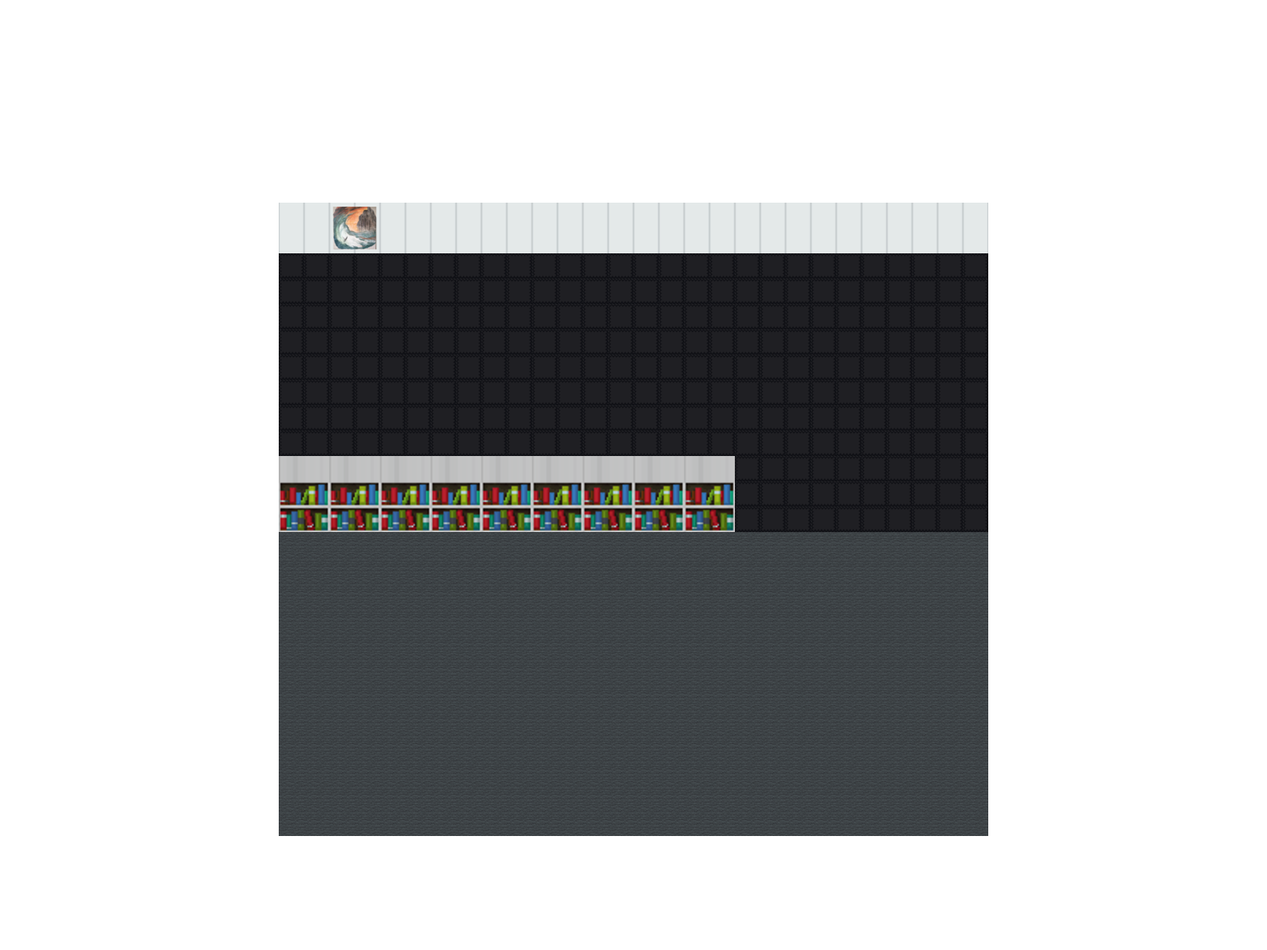
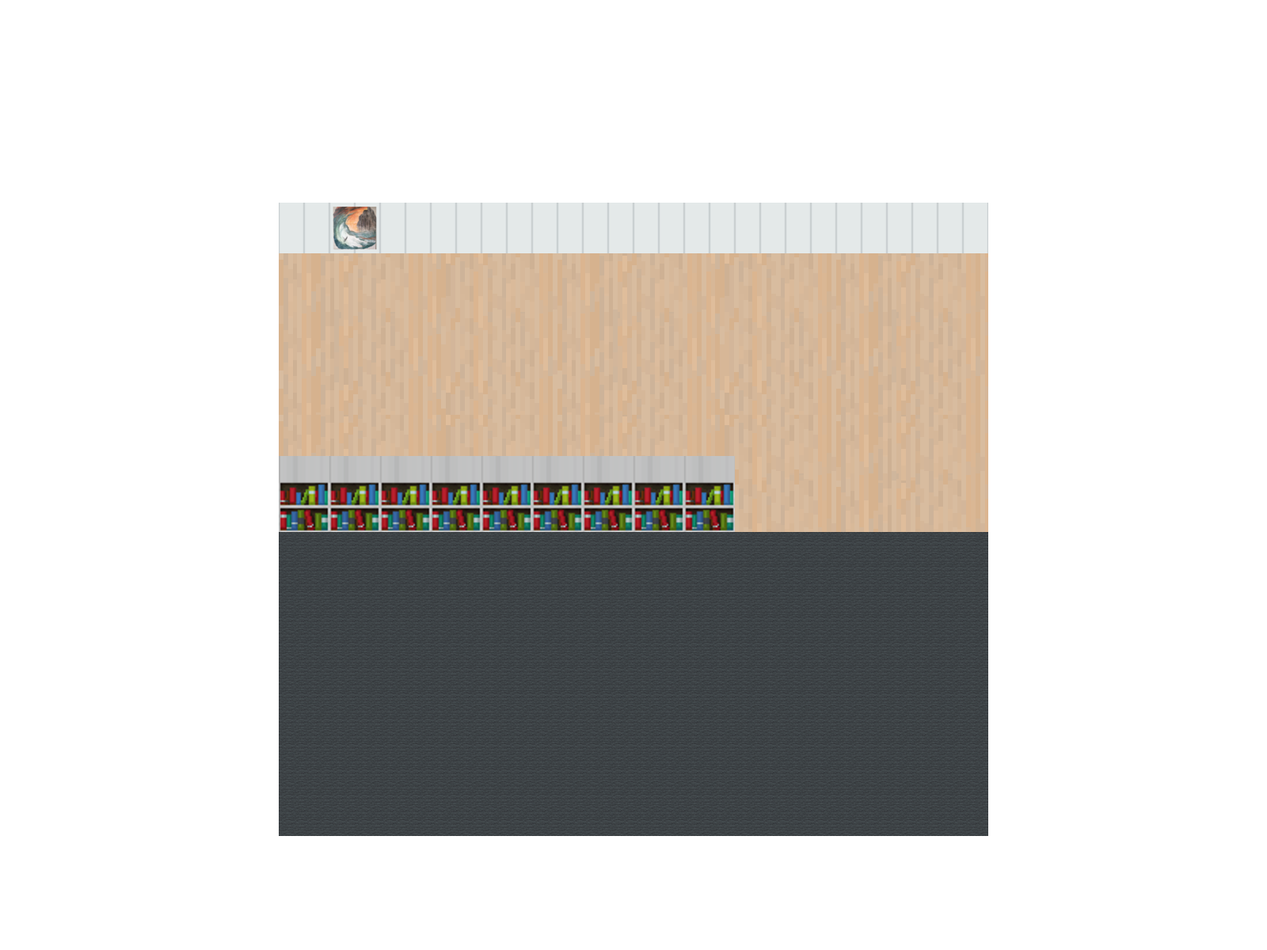
Layer changes from the first (1267, 950) image to the second:
painted on "床_2" over (278, 253, 989, 533)
removed layer "背景" over (278, 253, 989, 533)
